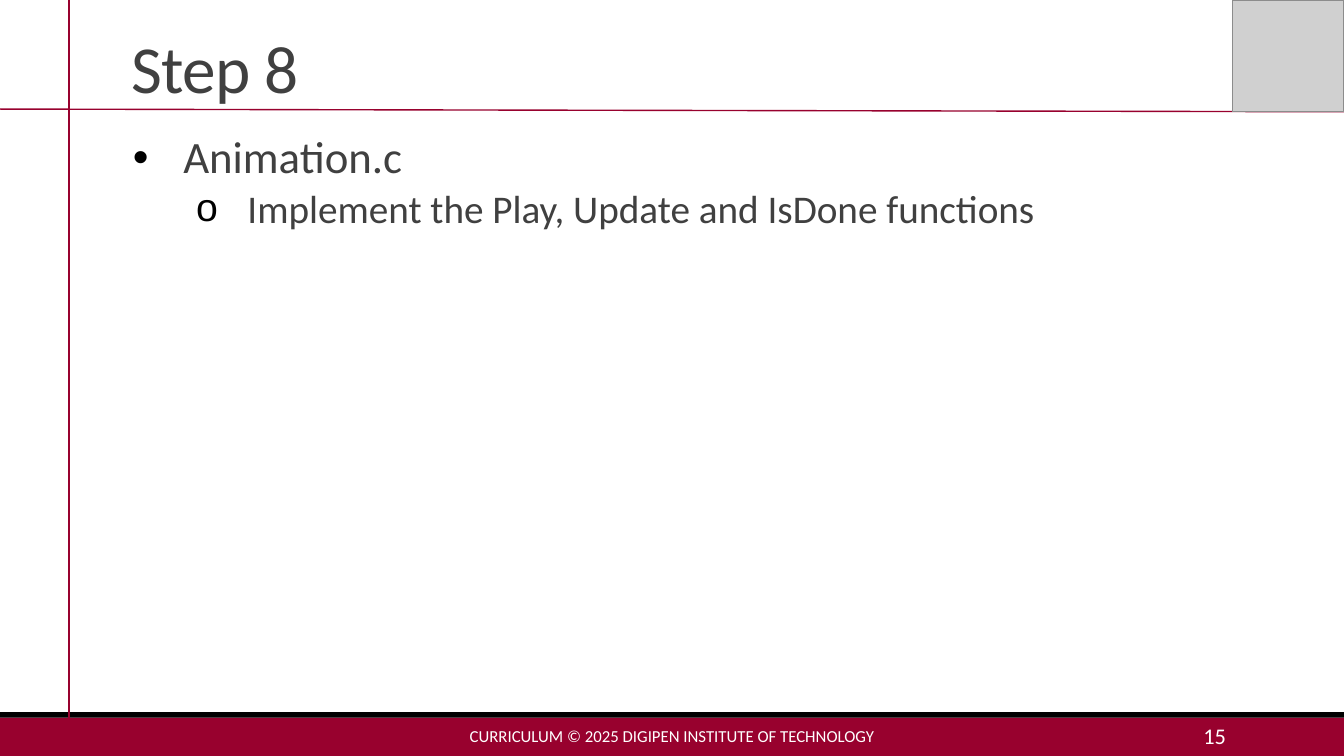
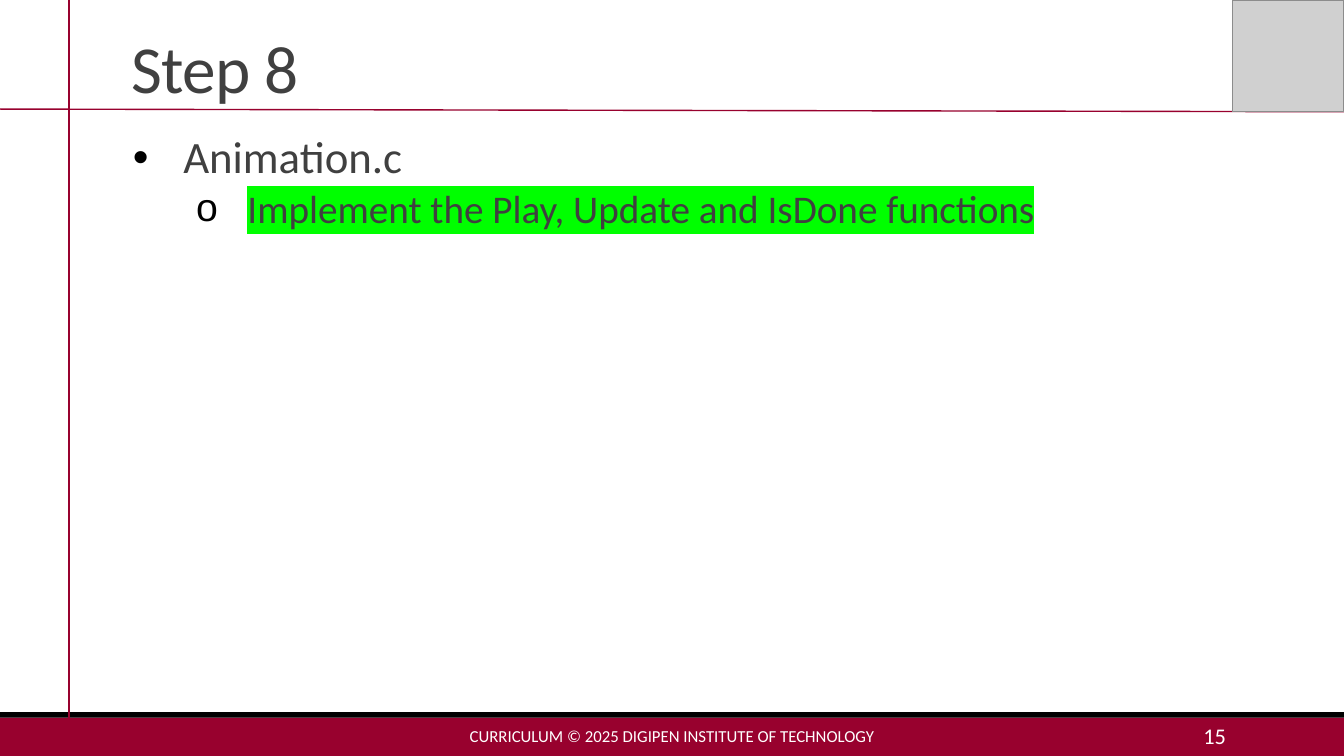
Before and after one commit to MakoJBryant/cs-230-project-game-engine, a slide deck: slide 15 of Project 3 - Lecture.pptx. Drawn at 1344x756 pixels with LibreOffice and Linux fonts; fonts in the diff are those of the drawing; grey boxes stand for pictures. Boxes give left, top, right and bottom in pixels: in the first picture for what was removed or moved away, otherwise in the second. Text is boxed around its words. In the diff, an @@ line names an element or a change of style, - is before the commit and + after.

```diff
--- a/Project 3 - Lecture.pptx
+++ b/Project 3 - Lecture.pptx
@@ text at (247,195,1034,230): highlight none to #00FF00 in "Implement the Play, Update and IsDone functions" @@
```
Also in this commit, not shown: 4 other slides changed, 2 other files.
